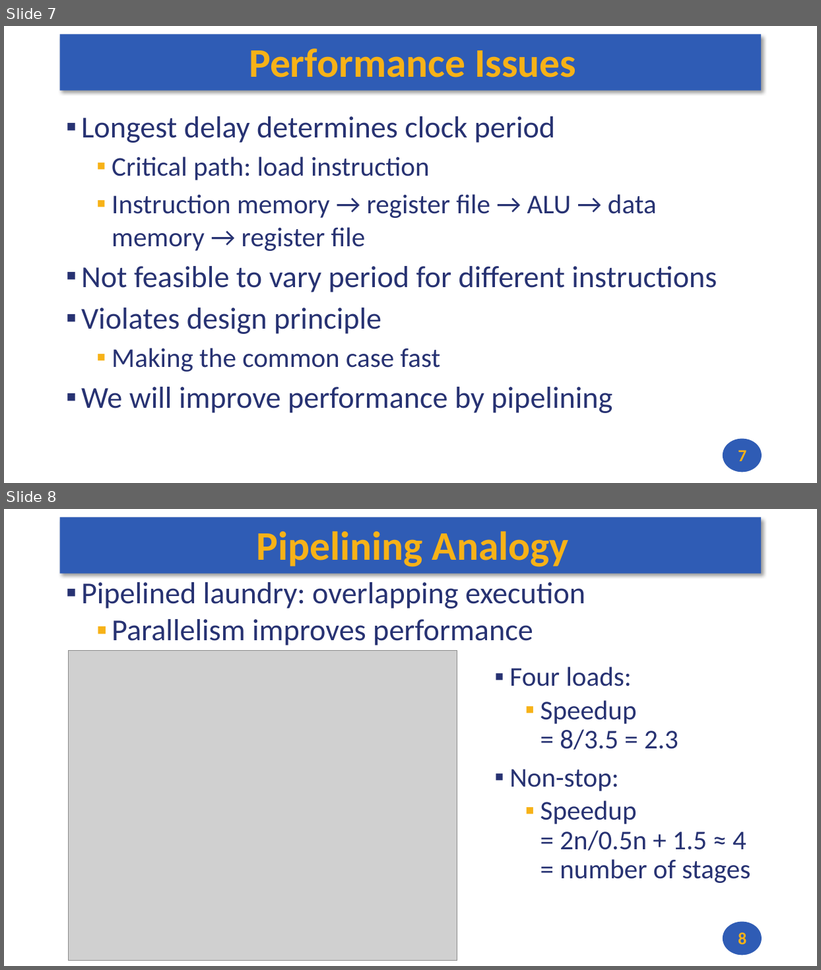
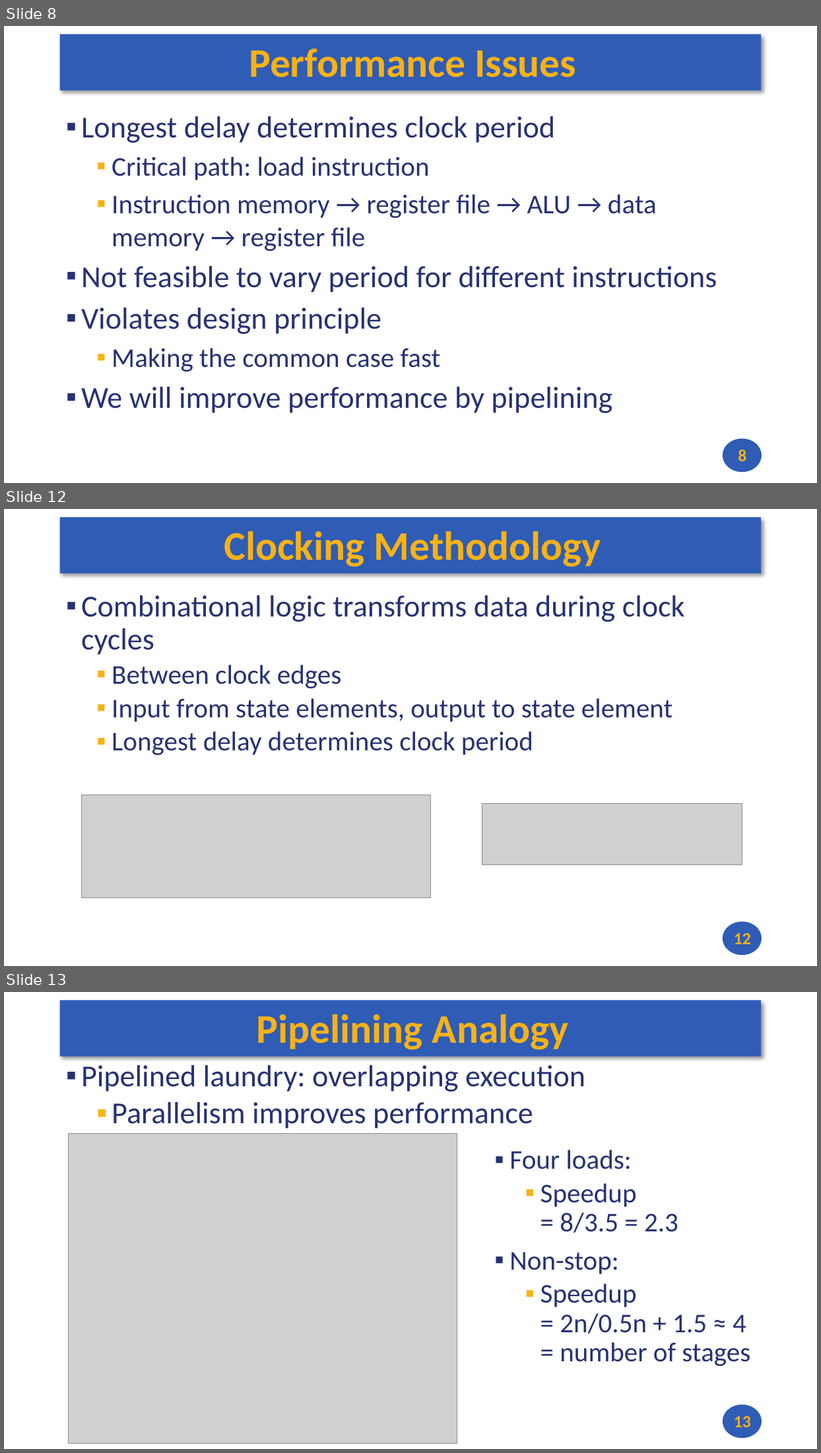
Before and after one commit to andrewt0301/hse-acos-course, a slide deck: docs/part1ca/09_Pipeline/CA_Lecture_09.pptx. Shown one above the other, each under a label of ours: slides 7 and 8 before the commit, slides 8, 12 and 13 after it; the slides between them are not shown. The pictures are 821x970 and 821x1453 pixels, drawn with LibreOffice and Linux fonts; fonts in the diff are those of the drawing; grey boxes stand for pictures. Boxes give left, top, right and bottom in pixels: in the first picture for what was removed or moved away, otherwise in the second. Text is boxed around its words. In the diff, an @@ line names an element or a change of style, - is before the commit and + after.

```diff
--- a/docs/part1ca/09_Pipeline/CA_Lecture_09.pptx
+++ b/docs/part1ca/09_Pipeline/CA_Lecture_09.pptx
@@ slide 12 added at bbox=[4, 509, 817, 966], background #FFFFFF; not listed: 2 template elements that a slide beside it also shows @@
@@ title added at bbox=[224, 531, 601, 567], 48 pt, text #F7B217, bold @@
+Clocking Methodology
@@ text added at bbox=[81, 595, 685, 755], 32 pt, text #273272 @@
+▪ Combinational logic transforms data during clock cycles
+  ▪ Between clock edges
+  ▪ Input from state elements, output to state element
+  ▪ Longest delay determines clock period
@@ picture added at bbox=[82, 795, 431, 898] @@
@@ picture added at bbox=[482, 804, 743, 865] @@
@@ page number added at bbox=[734, 933, 751, 945], 20 pt, text #F7B217, bold @@
+12
@@ what was slide 7 is now slide 8 @@
@@ page number at bbox=[738, 450, 746, 462]: text changed @@
-7
+8
@@ what was slide 8 is now slide 13 @@
@@ page number at bbox=[734, 1416, 751, 1428]: text changed @@
-8
+13
```
Also in this commit, not shown: 4 other slides added, 1 other file.
